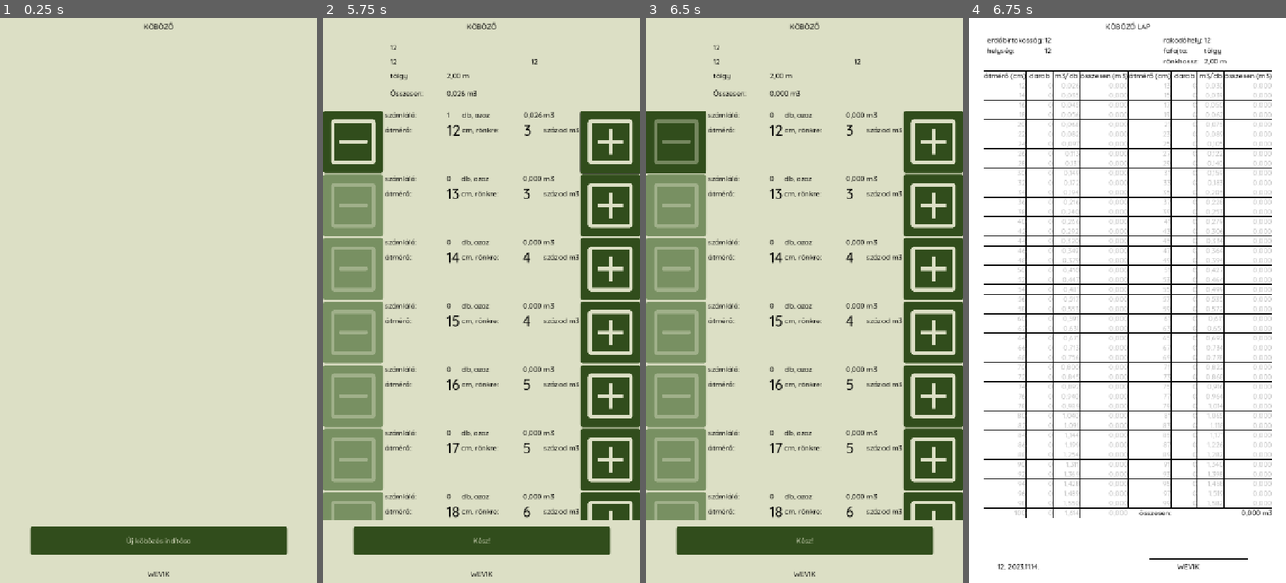
Above: before the commit, frames 1-4 (left to right).
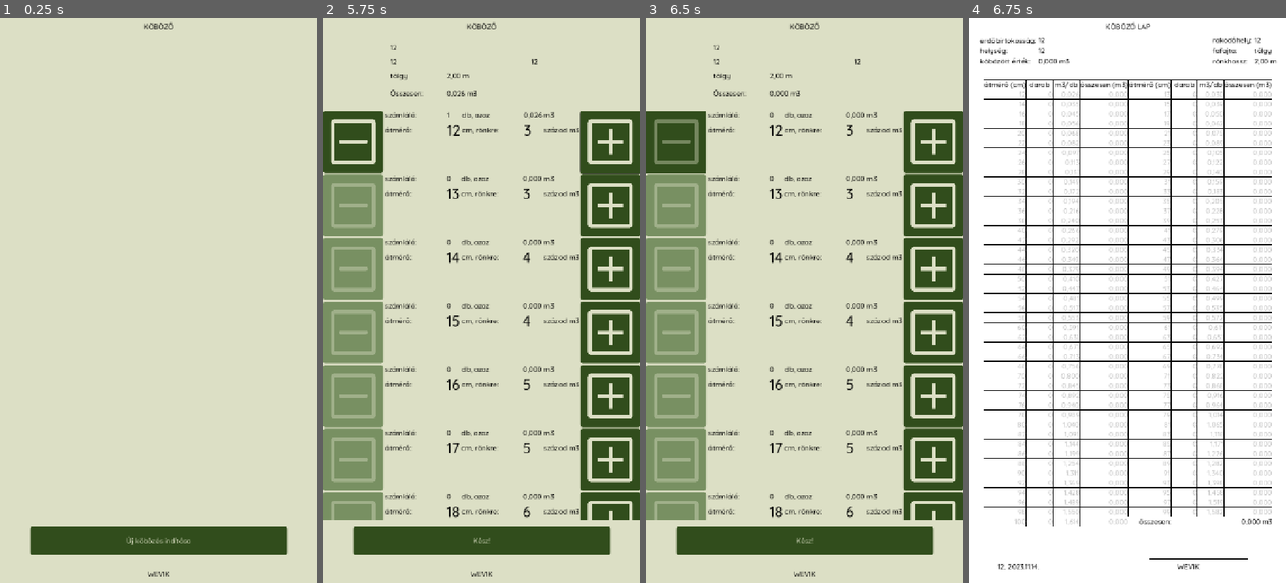
Above: after the commit, the same moments.

Repository: rolika/kob_g
Game: Godot game, scene res://main.tscn
Two runs of this game, one before a commit and one after it. Both use one fixed random seed, a clock stepped at 60 frames per second and the inputs below.
Inputs (mouse positions are in pixels of both pictures, inside the frame that each line leads up to):
- Up to frame 1 (0.25 s): no input
- Up to frame 2 (5.75 s): click "Új köbözés indítása" at 0.5 s; click (478, 131) at 1.27 s; type "12" at 1.35 s; click (478, 187) at 1.5 s; type "12" at 1.58 s; click (478, 244) at 1.73 s; type "12" at 1.82 s; click (478, 300) at 2.02 s; type "WEVIK" at 2.1 s; click "Tovább" at 2.75 s; click "tölgy" at 3.5 s; click "2,00 m" at 4.25 s; click (611, 142) at 5.02 s
- Up to frame 3 (6.5 s): click (674, 142) at 5.75 s
- Up to frame 4 (6.75 s): click "Kész!" at 6.5 s

Frames 1-3 are identical in both runs. In frame 4, 12% of the frame differs, in the area x 3-97%, y 3-90%.

Commit message:
separate pile header

Diff:
--- /dev/null
+++ b/scenes/pile_head.tscn
@@ -0,0 +1,78 @@
+[gd_scene format=3 uid="uid://cf1065x07egsy"]
+
+[node name="PileHead" type="Control"]
+layout_mode = 3
+anchors_preset = 0
+offset_right = 40.0
+offset_bottom = 40.0
+
+[node name="VBoxContainer" type="HBoxContainer" parent="."]
+custom_minimum_size = Vector2(656, 0)
+layout_mode = 0
+offset_left = 24.0
+offset_right = 698.0
+offset_bottom = 91.0
+
+[node name="GridContainer" type="GridContainer" parent="VBoxContainer"]
+layout_mode = 2
+size_flags_horizontal = 3
+theme_override_constants/h_separation = 6
+columns = 2
+
+[node name="Label" type="Label" parent="VBoxContainer/GridContainer"]
+layout_mode = 2
+size_flags_vertical = 1
+text = "erdőbirtokosság:"
+
+[node name="CompanyLabel" type="Label" parent="VBoxContainer/GridContainer"]
+custom_minimum_size = Vector2(260, 0)
+layout_mode = 2
+text = "Nyirma és Hegyipusztai Erdőbirtokossági Társulat"
+autowrap_mode = 3
+
+[node name="Label3" type="Label" parent="VBoxContainer/GridContainer"]
+layout_mode = 2
+text = "helység:"
+
+[node name="CityLabel" type="Label" parent="VBoxContainer/GridContainer"]
+custom_minimum_size = Vector2(260, 0)
+layout_mode = 2
+text = "Kiskunfélegyháza-Kerekerdő"
+autowrap_mode = 3
+
+[node name="Label5" type="Label" parent="VBoxContainer/GridContainer"]
+layout_mode = 2
+text = "köbözött érték:"
+
+[node name="TotalVolumeLabel" type="Label" parent="VBoxContainer/GridContainer"]
+layout_mode = 2
+text = "1234,567 m3"
+
+[node name="GridContainer2" type="GridContainer" parent="VBoxContainer"]
+layout_mode = 2
+theme_override_constants/h_separation = 6
+columns = 2
+
+[node name="Label" type="Label" parent="VBoxContainer/GridContainer2"]
+layout_mode = 2
+text = "rakodóhely:"
+
+[node name="SiteLabel" type="Label" parent="VBoxContainer/GridContainer2"]
+layout_mode = 2
+text = "KE2334"
+
+[node name="Label3" type="Label" parent="VBoxContainer/GridContainer2"]
+layout_mode = 2
+text = "fafajta:"
+
+[node name="TypeLabel" type="Label" parent="VBoxContainer/GridContainer2"]
+layout_mode = 2
+text = "amerikai mammutfenyő"
+
+[node name="Label5" type="Label" parent="VBoxContainer/GridContainer2"]
+layout_mode = 2
+text = "rönkhossz:"
+
+[node name="LengthLabel" type="Label" parent="VBoxContainer/GridContainer2"]
+layout_mode = 2
+text = "10,00 m"
--- a/scenes/report.tscn
+++ b/scenes/report.tscn
@@ -1,5 +1,6 @@
-[gd_scene load_steps=6 format=3 uid="uid://dtgddeolgatp0"]
+[gd_scene load_steps=7 format=3 uid="uid://dtgddeolgatp0"]
 
+[ext_resource type="PackedScene" uid="uid://cf1065x07egsy" path="res://scenes/pile_head.tscn" id="2_q5px1"]
 [ext_resource type="Script" uid="uid://ctvn7giuucfvt" path="res://scripts/report.gd" id="2_smm52"]
 
 [sub_resource type="StyleBoxFlat" id="StyleBoxFlat_66ide"]
@@ -50,31 +51,17 @@
 horizontal_alignment = 1
 vertical_alignment = 1
 
-[node name="HeadGrid1" type="GridContainer" parent="."]
-custom_minimum_size = Vector2(400, 0)
-layout_mode = 0
-offset_left = 40.0
+[node name="PileHead" parent="." instance=ExtResource("2_q5px1")]
 offset_top = 40.0
-offset_right = 360.0
 offset_bottom = 80.0
-columns = 2
-
-[node name="HeadGrid2" type="GridContainer" parent="."]
-custom_minimum_size = Vector2(240, 0)
-layout_mode = 0
-offset_left = 440.0
-offset_top = 40.0
-offset_right = 680.0
-offset_bottom = 80.0
-columns = 2
 
 [node name="ReportGrid" type="GridContainer" parent="."]
 custom_minimum_size = Vector2(656, 0)
 layout_mode = 0
 offset_left = 32.0
-offset_top = 120.0
+offset_top = 140.0
 offset_right = 688.0
-offset_bottom = 160.0
+offset_bottom = 180.0
 theme_override_constants/h_separation = 0
 theme_override_constants/v_separation = 0
 columns = 8
--- a/scripts/report.gd
+++ b/scripts/report.gd
@@ -8,44 +8,12 @@
     cellstyle.bg_color = Color(0, 0, 0, 0.0)
     cellstyle.border_color = Color(0, 0, 0)
     cellstyle.set_border_width_all(1)
-    var company_label: Label = Label.new()
-    var company_name: Label = Label.new()
-    company_name.autowrap_mode = TextServer.AUTOWRAP_WORD_SMART
-    var city_label: Label = Label.new()
-    var city_name: Label = Label.new()
-    var site_label: Label = Label.new()
-    var site_name: Label = Label.new()
-    var type_label: Label = Label.new()
-    var type_name: Label = Label.new()
-    type_name.autowrap_mode = TextServer.AUTOWRAP_WORD_SMART
-    var length_label: Label = Label.new()
-    var length_value: Label = Label.new()
-    var volume_label: Label = Label.new()
-    volume_label.horizontal_alignment = HORIZONTAL_ALIGNMENT_RIGHT
-    var volume_value: Label = Label.new()
-    volume_value.horizontal_alignment = HORIZONTAL_ALIGNMENT_RIGHT
-    company_label.text = "erdőbirtokosság:"
-    company_name.text = CurrentPile.company
-    city_label.text = "helység:"
-    city_name.text = CurrentPile.city
-    site_label.text = "rakodóhely:"
-    site_name.text = CurrentPile.site
-    type_label.text = "fafajta:"
-    type_name.text = CurrentPile.type
-    length_label.text = "rönkhossz:"
-    length_value.text = CurrentPile.get_length_fmt()
-    volume_label.text = "összesen:"
-    volume_value.text = CurrentPile.get_total_volume_fmt()
-    $HeadGrid1.add_child(company_label)
-    $HeadGrid1.add_child(company_name)
-    $HeadGrid1.add_child(city_label)
-    $HeadGrid1.add_child(city_name)
-    $HeadGrid2.add_child(site_label)
-    $HeadGrid2.add_child(site_name)
-    $HeadGrid2.add_child(type_label)
-    $HeadGrid2.add_child(type_name)
-    $HeadGrid2.add_child(length_label)
-    $HeadGrid2.add_child(length_value)
+    $PileHead/VBoxContainer/GridContainer/CompanyLabel.text = CurrentPile.company
+    $PileHead/VBoxContainer/GridContainer/CityLabel.text = CurrentPile.city
+    $PileHead/VBoxContainer/GridContainer2/SiteLabel.text = CurrentPile.site
+    $PileHead/VBoxContainer/GridContainer2/TypeLabel.text = CurrentPile.type
+    $PileHead/VBoxContainer/GridContainer2/LengthLabel.text = CurrentPile.get_length_fmt()
+    $PileHead/VBoxContainer/GridContainer/TotalVolumeLabel.text = CurrentPile.get_total_volume_fmt()
     var index = 0
     for cube in CurrentPile.counter:
         var diameter: Label = Label.new()
@@ -74,8 +42,14 @@
         $ReportGrid.add_child(singlevolume)
         $ReportGrid.add_child(volume)
         index += 1
+    var volume_label: Label = Label.new()
+    volume_label.horizontal_alignment = HORIZONTAL_ALIGNMENT_RIGHT
+    var volume_value: Label = Label.new()
+    volume_value.horizontal_alignment = HORIZONTAL_ALIGNMENT_RIGHT
     var spacer1: Label = Label.new()
     var spacer2: Label = Label.new()
+    volume_label.text = "összesen:"
+    volume_value.text = CurrentPile.get_total_volume_fmt()
     spacer1.text = ""
     spacer2.text = ""
     $ReportGrid.add_child(volume_label)
